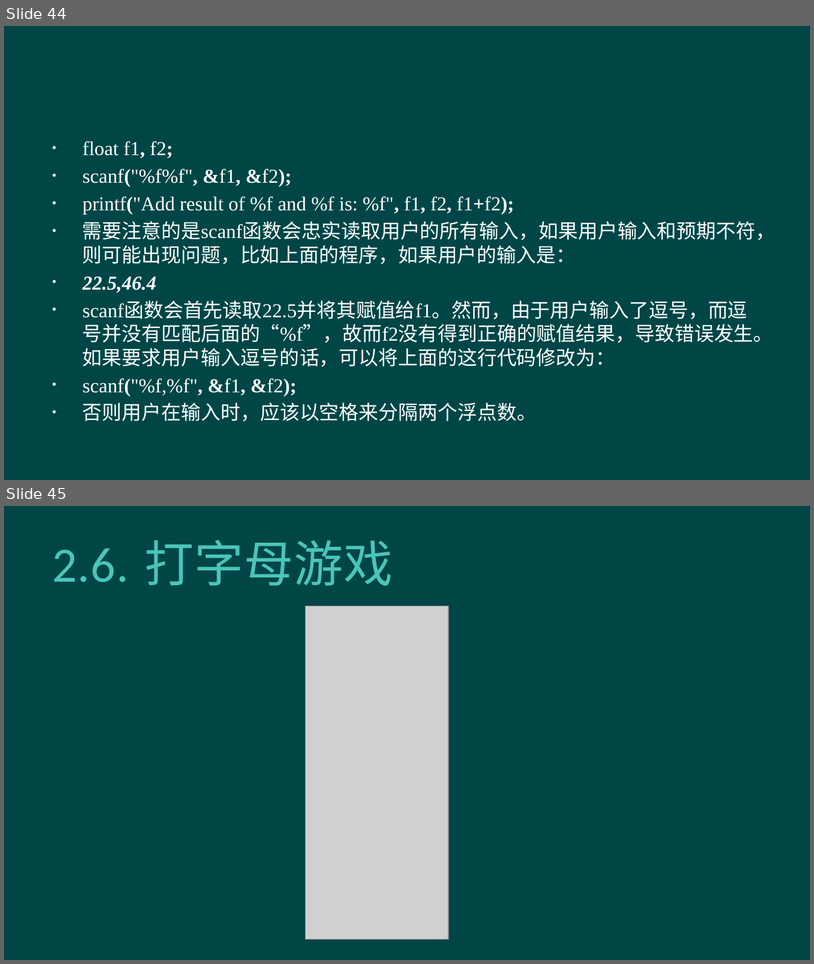
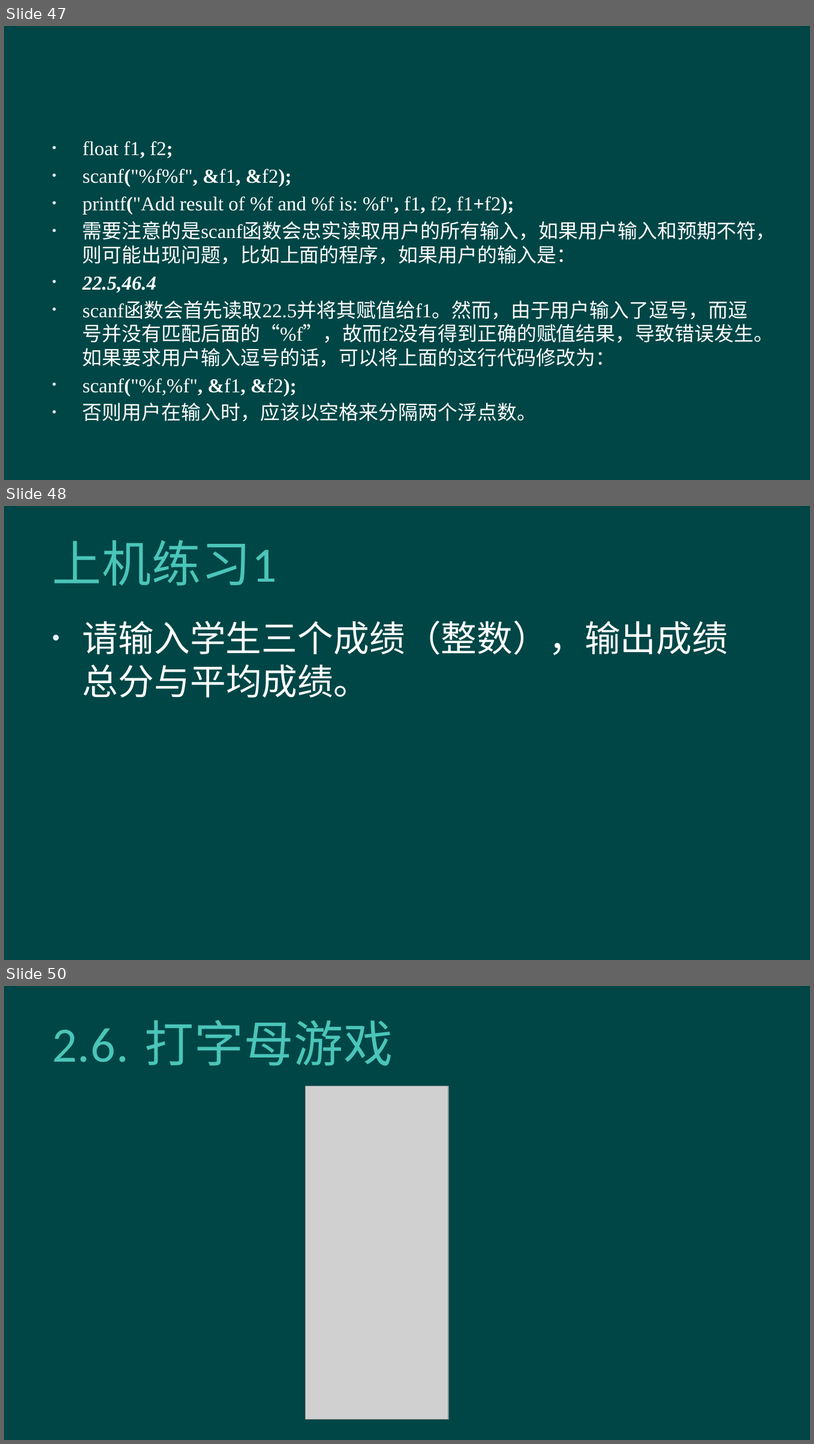
Before and after one commit to hanhonglei/Course_BasicGameProgramming, a slide deck: 第2章 变量和基本类型/第2章 变量和基本类型.pptx. Shown one above the other, each under a label of ours: slides 44 and 45 before the commit, slides 47, 48 and 50 after it; the slides between them are not shown. The pictures are 814x964 and 814x1444 pixels, drawn with LibreOffice and Linux fonts; fonts in the diff are those of the drawing; grey boxes stand for pictures; background and template pictures are left out. Boxes give left, top, right and bottom in pixels: in the first picture for what was removed or moved away, otherwise in the second. Text is boxed around its words. In the diff, an @@ line names an element or a change of style, - is before the commit and + after.

```diff
--- a/第2章 变量和基本类型/第2章 变量和基本类型.pptx
+++ b/第2章 变量和基本类型/第2章 变量和基本类型.pptx
@@ slide 48 added at box(4, 506, 810, 960), background #004646 @@
@@ title added at box(52, 540, 276, 586), 44 pt, text #4BC5B9 @@
+上机练习1
@@ text added at box(83, 621, 728, 697), 32 pt, text #FFFFFF @@
+• 请输入学生三个成绩（整数），输出成绩总分与平均成绩。
@@ what was slide 44 is now slide 47 @@
@@ what was slide 45 is now slide 50 @@
```
Also in this commit, not shown: 1 slide changed, 4 other slides added, 1 slide removed, 1 other file.
